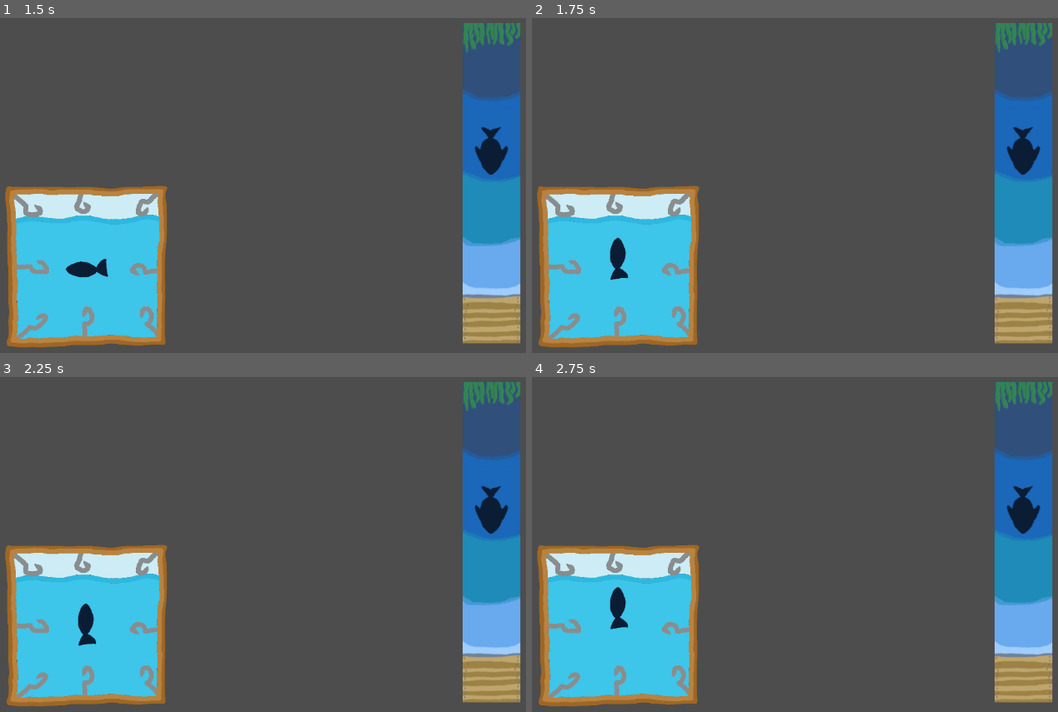
Above: before the commit, frames 1-4 (two rows, left to right).
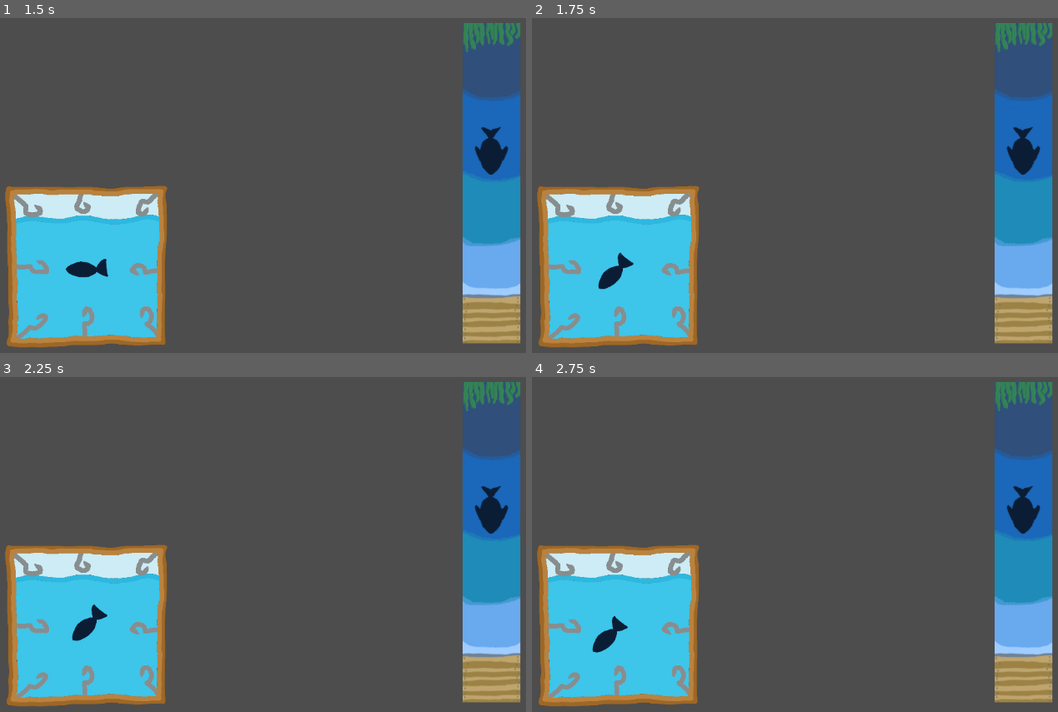
Above: after the commit, the same moments.

Repository: hcthoemmes/cathartic-casting-compulsion
Game: Godot game, scene res://Scenes/fishing.tscn
The game is run twice, just before and just after one commit, with the same random seed, the same clock (stepped at 60 frames per second) and the same inputs. This scene is started directly instead of the project's main scene.
Inputs:
- Up to frame 1 (1.5 s): tap Enter at 0.5 s; hold D (east) 0.53-1.28 s; tap Z (use) at 0.6, 1.35 s; hold S (south) from 1.28 s (still down)
- Up to frame 2 (1.75 s): keep holding S (south)
- Up to frame 3 (2.25 s): release S (south) at 2.03 s; hold D (east) from 2.03 s (still down); tap Z (use) at 2.1 s
- Up to frame 4 (2.75 s): keep holding D (east)

Frame 1 is identical in both runs. In frame 2, 0.4% of the frame differs, in the area x 12-20%, y 65-82%; in frame 3, 0.4%; in frame 4, 0.5%, in the area x 11-19%, y 62-83%.

Commit message:
Fix file dependencies after merging folder structure changes

Diff:
--- a/Scenes/fishing.tscn
+++ b/Scenes/fishing.tscn
@@ -1,15 +1,14 @@
-[gd_scene load_steps=11 format=3 uid="uid://dhux156d2h6gq"]
+[gd_scene load_steps=10 format=3 uid="uid://dhux156d2h6gq"]
 
-[ext_resource type="Script" uid="uid://cvcma5eupq5g2" path="res://Scripts/fishing.gd" id="1_aamv5"]
+[ext_resource type="Script" uid="uid://bbyn8yjsye2yi" path="res://Scripts/fishing.gd" id="1_aamv5"]
 [ext_resource type="Texture2D" uid="uid://ddcrjprppk0sb" path="res://Sprites/hookbox.png" id="1_av1u1"]
-[ext_resource type="Script" uid="uid://bveklijdgrp37" path="res://Scripts/progress_bar.gd" id="2_6qjx5"]
 [ext_resource type="Texture2D" uid="uid://b3nbs4wnyvjpg" path="res://Sprites/progressbackground.png" id="2_aamv5"]
 [ext_resource type="Texture2D" uid="uid://cqed1uh1y4471" path="res://Sprites/progressfish.png" id="3_f6wi8"]
-[ext_resource type="Script" uid="uid://b0fcqiwpx2lu1" path="res://Scripts/darting_fish.gd" id="5_av1u1"]
+[ext_resource type="Script" uid="uid://bveklijdgrp37" path="res://Scripts/progress_bar.gd" id="3_lym3h"]
 [ext_resource type="Texture2D" uid="uid://blek2oel2u1oh" path="res://Sprites/dartingfish.png" id="5_lym3h"]
+[ext_resource type="Script" path="res://Scripts/darting_fish.gd" id="7_6qjx5"]
 [ext_resource type="Texture2D" uid="uid://diidnhxc5svls" path="res://Sprites/boxcheck.png" id="7_7hb1t"]
-[ext_resource type="Texture2D" uid="uid://eg6413o7ytuy" path="res://Sprites/salmon.png" id="7_lym3h"]
-[ext_resource type="Script" uid="uid://c7xuhfa728skk" path="res://Scripts/result.gd" id="8_lym3h"]
+[ext_resource type="Script" path="res://Scripts/result.gd" id="9_fxxqf"]
 
 [node name="Fishing" type="Node2D"]
 script = ExtResource("1_aamv5")
@@ -34,16 +33,15 @@
 scale = Vector2(0.5, 0.5)
 texture = ExtResource("1_av1u1")
 
-[node name="Fish" type="Sprite2D" parent="HookBox"]
+[node name="DartingFish" type="Sprite2D" parent="HookBox"]
 position = Vector2(250, 250)
 scale = Vector2(0.5, 0.5)
 texture = ExtResource("5_lym3h")
-script = ExtResource("5_av1u1")
-image = ExtResource("7_lym3h")
+script = ExtResource("7_6qjx5")
 
 [node name="Result" type="Sprite2D" parent="HookBox"]
 visible = false
 position = Vector2(250, 250)
 scale = Vector2(0.5, 0.5)
 texture = ExtResource("7_7hb1t")
-script = ExtResource("8_lym3h")
+script = ExtResource("9_fxxqf")
--- a/Scripts/fishing.gd
+++ b/Scripts/fishing.gd
@@ -1,6 +1,6 @@
 extends Node2D
 
-@onready var fish = $HookBox/Fish
+@onready var fish = $HookBox/DartingFish
 @onready var result: Sprite2D = $HookBox/Result
 @onready var progress_bar: Sprite2D = $ProgressBar
 
--- a/Scripts/progress_bar.gd
+++ b/Scripts/progress_bar.gd
@@ -1,7 +1,7 @@
 extends Node2D
 
 @onready var progress_fish: Sprite2D = $ProgressFish
-@onready var fish: Sprite2D = $"../HookBox/Fish"
+@onready var fish: Sprite2D = $"../HookBox/DartingFish"
 @onready var fishing: Node2D = $".."
 
 var escape_y
Not shown: 1 places in Scenes/fishing.tscn that only renumber resources
Not shown, changed: Scripts/fishing.gd.uid
